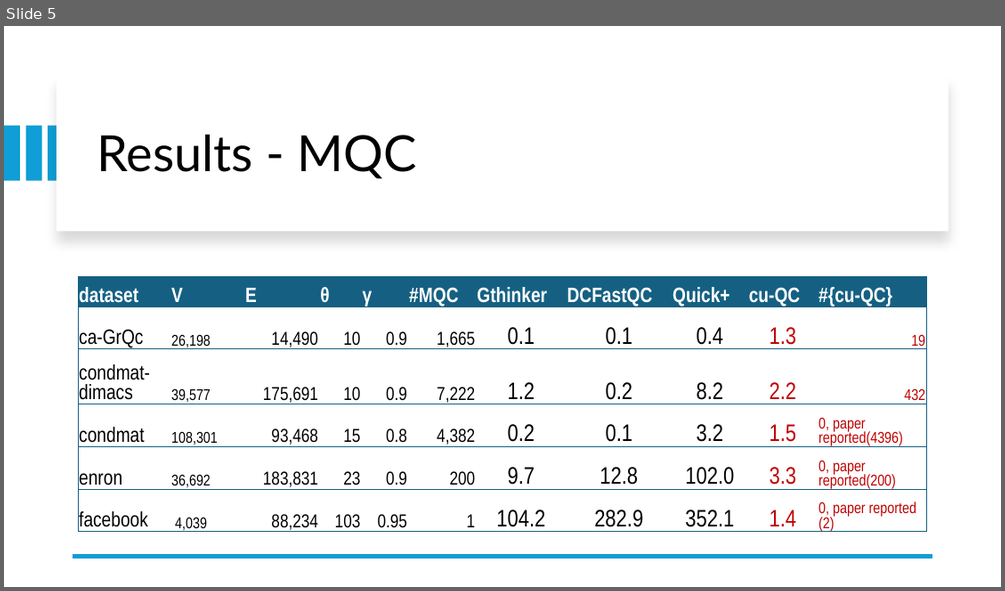
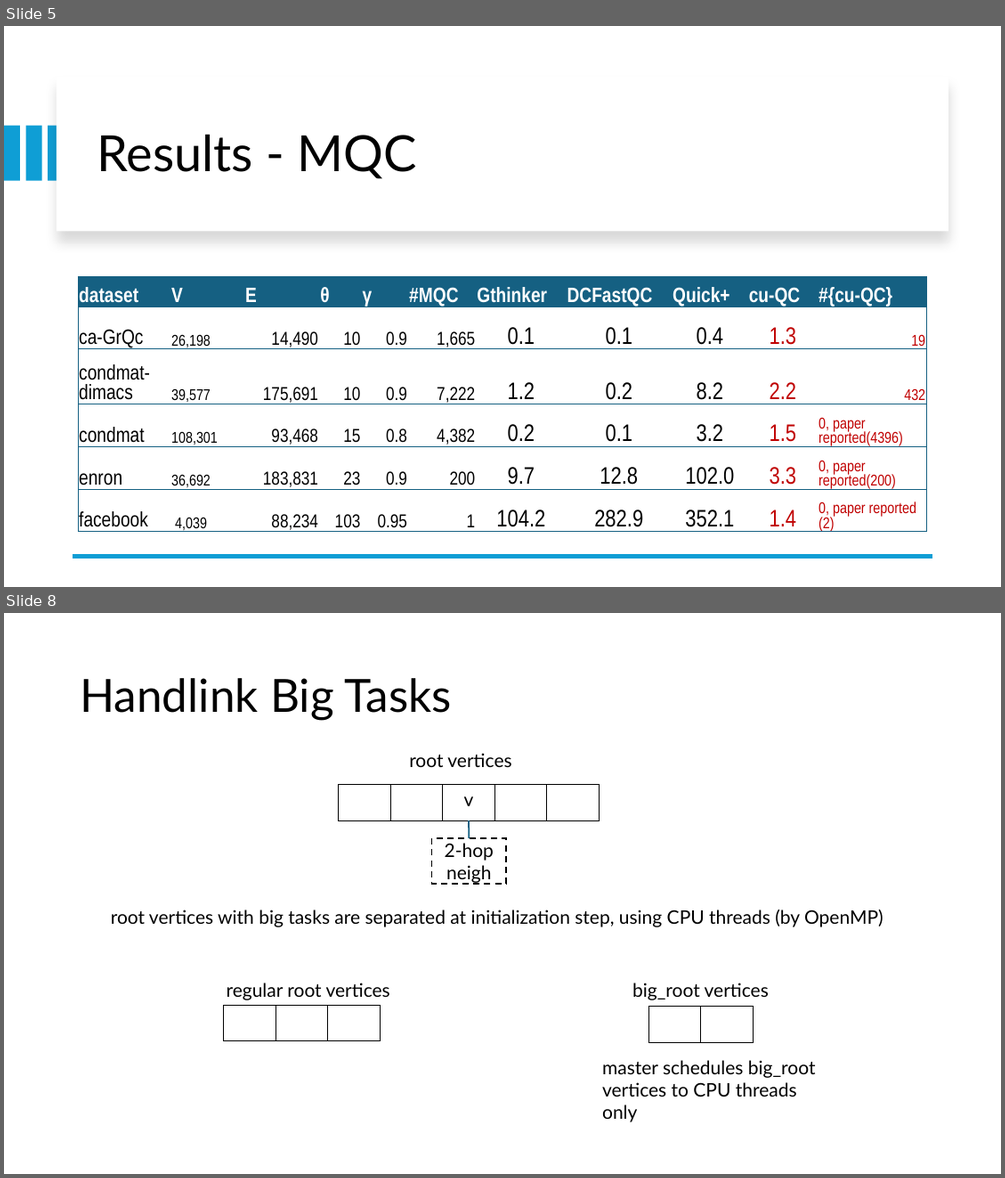
Before and after one commit to akhlaqueak/G-ThinkerCG, a slide deck: revision.pptx. Shown one above the other, each under a label of ours: slide 5 before the commit, slides 5 and 8 after it; the slides between them are not shown. The pictures are 1005x591 and 1005x1178 pixels, drawn with LibreOffice and Linux fonts; fonts in the diff are those of the drawing. Boxes give left, top, right and bottom in pixels: in the first picture for what was removed or moved away, otherwise in the second. Text is boxed around its words. In the diff, an @@ line names an element or a change of style, - is before the commit and + after.

```diff
--- a/revision.pptx
+++ b/revision.pptx
@@ slide 8 added at bbox=[4, 613, 1001, 1174], background #FFFFFF @@
@@ title added at bbox=[80, 678, 452, 720], 44 pt, text #000000 @@
+Handlink Big Tasks
@@ text added at bbox=[409, 753, 511, 767], 18 pt, text #000000 @@
+root vertices
@@ table added at bbox=[339, 785, 600, 821], 1 rows, 5 columns @@
+ |  | v |  | 
@@ line added from (469, 820) to (469, 838), #156082 1.5 pt @@
@@ rectangle added at bbox=[432, 838, 506, 884], fill #FFFFFF, outline #000000 1.5 pt dashed, 18 pt, text #000000 @@
+2-hop neigh
@@ text added at bbox=[111, 909, 883, 927], 18 pt, text #000000 @@
+root vertices with big tasks are separated at initialization step, using CPU threads (by OpenMP)
@@ text added at bbox=[226, 982, 390, 1000], 18 pt, text #000000 @@
+regular root vertices
@@ text added at bbox=[632, 982, 769, 1000], 18 pt, text #000000 @@
+big_root vertices
@@ table added at bbox=[224, 1005, 380, 1041], 1 rows, 3 columns @@
+ |  | 
@@ table added at bbox=[648, 1006, 753, 1042], 1 rows, 2 columns @@
+ | 
@@ text added at bbox=[602, 1060, 816, 1122], 18 pt, text #000000 @@
+master schedules big_root
+vertices to CPU threads only
```
Also in this commit, not shown: 7 other slides added, 1 slide removed, 31 other files.
